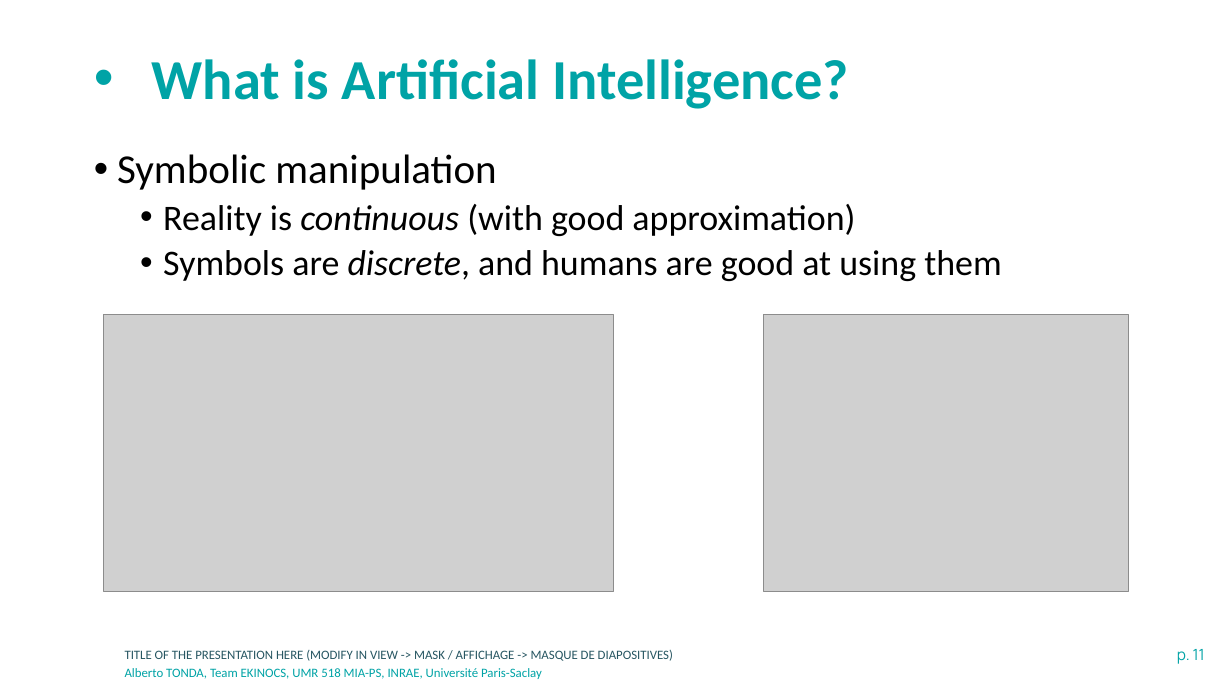
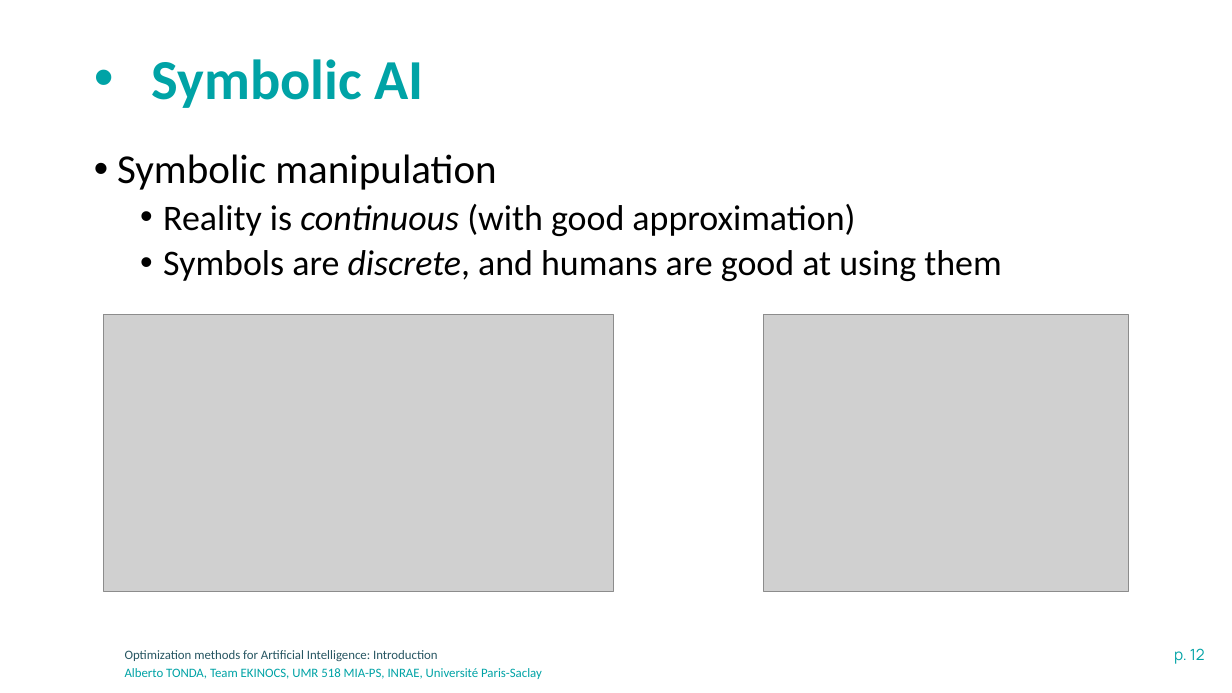
Before and after one commit to albertotonda/teaching, a slide deck: slide 12 of optimization-methods-for-artificial-intelligence/introduction.pptx (slide 11 before the commit). Drawn at 1232x693 pixels with LibreOffice and Linux fonts; fonts in the diff are those of the drawing; grey boxes stand for pictures; background and template pictures are left out. Boxes give left, top, right and bottom in pixels: in the first picture for what was removed or moved away, otherwise in the second. Text is boxed around its words. In the diff, an @@ line names an element or a change of style, - is before the commit and + after.

```diff
--- a/optimization-methods-for-artificial-intelligence/introduction.pptx
+++ b/optimization-methods-for-artificial-intelligence/introduction.pptx
@@ title at [152,59,424,108]: text changed @@
-• What is Artificial Intelligence?
+• Symbolic AI
@@ text at [125,650,438,661]: text changed @@
-TITLE OF THE PRESENTATION HERE (MODIFY IN VIEW -> MASK / AFFICHAGE -> MASQUE DE DIAPOSITIVES)
+Optimization methods for Artificial Intelligence: Introduction
@@ page number at [1174,648,1205,664]: text changed @@
-p. 11
+p. 12
```
Also in this commit, not shown: 11 other slides changed, 11 slides added, 4 other files.
